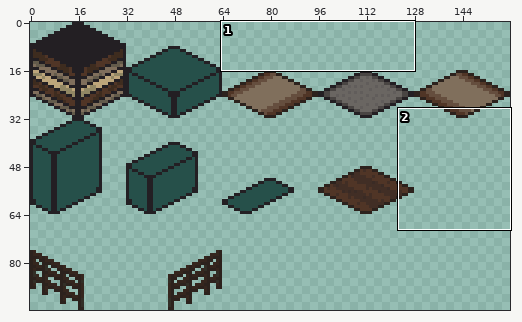
Two versions of one pixel-art file, Assets/Sprites/exterior-iso-tiles.aseprite. The picture above shows the old version from afar; the outline marks the close-up.
Close-up. Before:
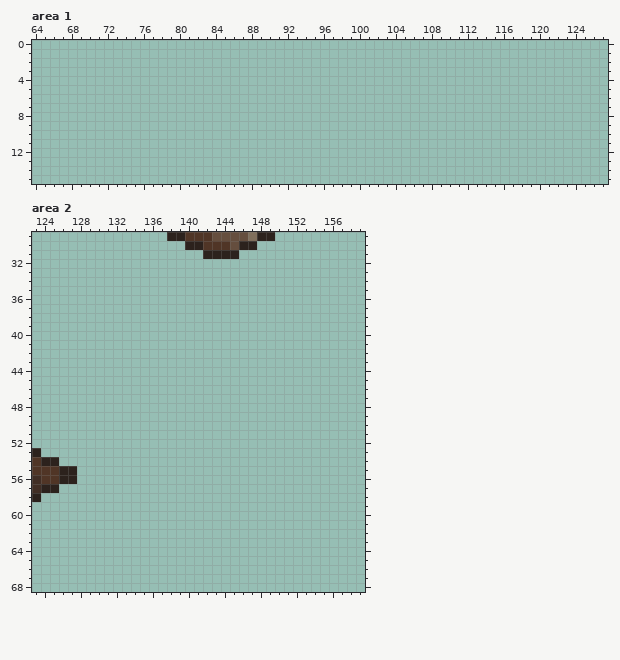
160x96 pixels, 1 frame. Colours within 5 levels of each other are drawn and written as one. Shown: area 1: x 64..127, y 0..15; area 2: x 123..159, y 29..68.
The result:
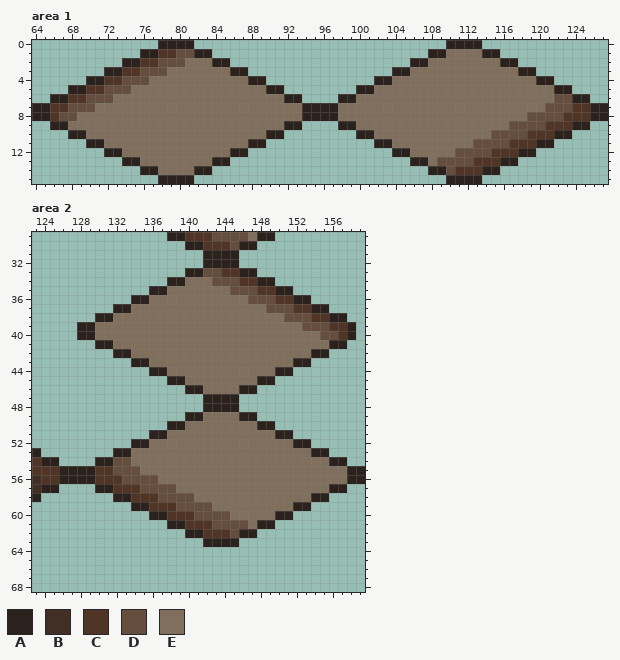
Palette (. is transparent): A #2c221d  B #412e25  C #503526  D #654e3e  E #806f5c
The commit says: wide dirt paths for exterior
What changed:
Changed rows in their new state; - is an unchanged pixel.
Area 1, layer "Flattened":
first column x 64:
 0 --------------AAAA----------------------------AAAA--------------
 1 ------------AACCDDAA------------------------AAEEEEAA------------
 2 ----------AACCDDDEEEAA--------------------AAEEEEEEEEAA----------
 3 --------AACCDDDEEEEEEEAA----------------AAEEEEEEEEEEEEAA--------
 4 ------AACCDDDEEEEEEEEEEEAA------------AAEEEEEEEEEEEEEEEEAA------
 5 ----AACCDDDEEEEEEEEEEEEEEEAA--------AAEEEEEEEEEEEEEEEEEEEEAA----
 6 --AACCDDDEEEEEEEEEEEEEEEEEEEAA----AAEEEEEEEEEEEEEEEEEEEEEEDDAA--
 7 AACCDDDEEEEEEEEEEEEEEEEEEEEEEEAAAAEEEEEEEEEEEEEEEEEEEEEEEDDDCCAA
 8 AACDDEEEEEEEEEEEEEEEEEEEEEEEEEAAAAEEEEEEEEEEEEEEEEEEEEEDDDDCCCAA
 9 --AAEEEEEEEEEEEEEEEEEEEEEEEEAA----AAEEEEEEEEEEEEEEEEEDDDDCCCAA--
10 ----AAEEEEEEEEEEEEEEEEEEEEAA--------AAEEEEEEEEEEEEEDDDDCCCAA----
11 ------AAEEEEEEEEEEEEEEEEAA------------AAEEEEEEEEEDDDDCCCAA------
12 --------AAEEEEEEEEEEEEAA----------------AAEEEEEDDDDCCCAA--------
13 ----------AAEEEEEEEEAA--------------------AAEDDDDCCCAA----------
14 ------------AAEEEEAA------------------------AADCCCAA------------
15 --------------AAAA----------------------------AAAA--------------
Area 2, layer "Flattened":
first column x 128:
32 --------------AAAA--------------
33 ------------AADDCCAA------------
34 ----------AAEEEDDDCCAA----------
35 --------AAEEEEEEEDDDCCAA--------
36 ------AAEEEEEEEEEEEDDDCCAA------
37 ----AAEEEEEEEEEEEEEEEDDDCCAA----
38 --AAEEEEEEEEEEEEEEEEEEEDDDCCAA--
39 AAEEEEEEEEEEEEEEEEEEEEEEEDDDCCA-
40 AAEEEEEEEEEEEEEEEEEEEEEEEEEDDCA-
41 --AAEEEEEEEEEEEEEEEEEEEEEEEEAA--
42 ----AAEEEEEEEEEEEEEEEEEEEEAA----
43 ------AAEEEEEEEEEEEEEEEEAA------
44 --------AAEEEEEEEEEEEEAA--------
45 ----------AAEEEEEEEEAA----------
46 ------------AAEEEEAA------------
47 --------------AAAA--------------
48 --------------AAAA--------------
49 ------------AAEEEEAA------------
50 ----------AAEEEEEEEEAA----------
51 --------AAEEEEEEEEEEEEAA--------
52 ------AAEEEEEEEEEEEEEEEEAA------
53 ----AAEEEEEEEEEEEEEEEEEEEEAA----
54 --AADDEEEEEEEEEEEEEEEEEEEEEEAA--
55 AACCDDDEEEEEEEEEEEEEEEEEEEEEEEAA
56 AACCCDDDDEEEEEEEEEEEEEEEEEEEEEAA
57 --AACCCDDDDEEEEEEEEEEEEEEEEEAA--
58 ----AACCCDDDDEEEEEEEEEEEEEAA----
59 ------AACCCDDDDEEEEEEEEEAA------
60 --------AACCCDDDDEEEEEAA--------
61 ----------AACCCDDDDEAA----------
62 ------------AACCCDAA------------
63 --------------AAAA--------------
